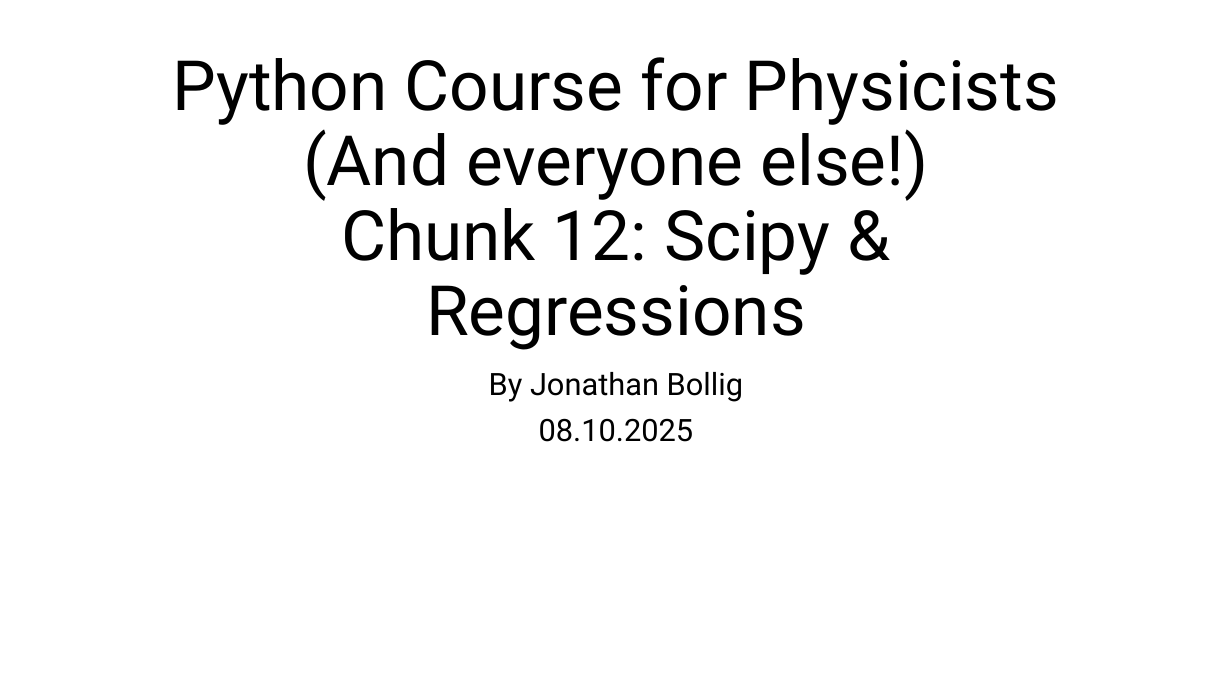
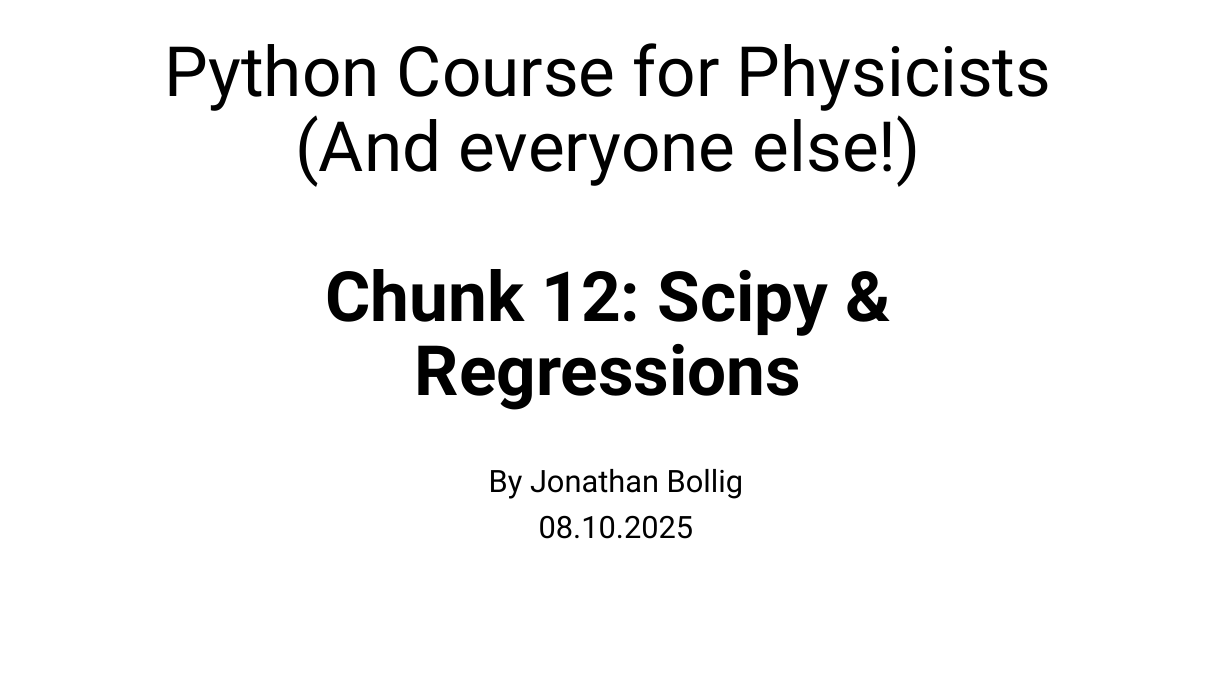
Before and after one commit to jonathanbollig/pycophy, a slide deck: slide 1 of Lecture Resources/Lecture Powerpoints/Chunk 12 - Scipy and Linear Regressions.pptx. Drawn at 1232x693 pixels with LibreOffice and Linux fonts; fonts in the diff are those of the drawing. Boxes give left, top, right and bottom in pixels: in the first picture for what was removed or moved away, otherwise in the second. Text is boxed around its words. In the diff, an @@ line names an element or a change of style, - is before the commit and + after.

Commit message:
minor change pptx chunk 12

```diff
--- a/Lecture Resources/Lecture Powerpoints/Chunk 12 - Scipy and Linear Regressions.pptx
+++ b/Lecture Resources/Lecture Powerpoints/Chunk 12 - Scipy and Linear Regressions.pptx
@@ title "Python Course for Physicists (And ..." moved from (x1=172, y1=57, x2=1059, y2=350) to (x1=164, y1=43, x2=1051, y2=410) @@
@@ title "Python Course for Physicists (And ..." at (x1=164, y1=43, x2=1051, y2=410): bold on in "Chunk 12: Scipy & Regressions" @@
@@ subtitle "By Jonathan Bollig" moved from (x1=489, y1=372, x2=743, y2=442) to (x1=489, y1=469, x2=743, y2=539) @@
```
